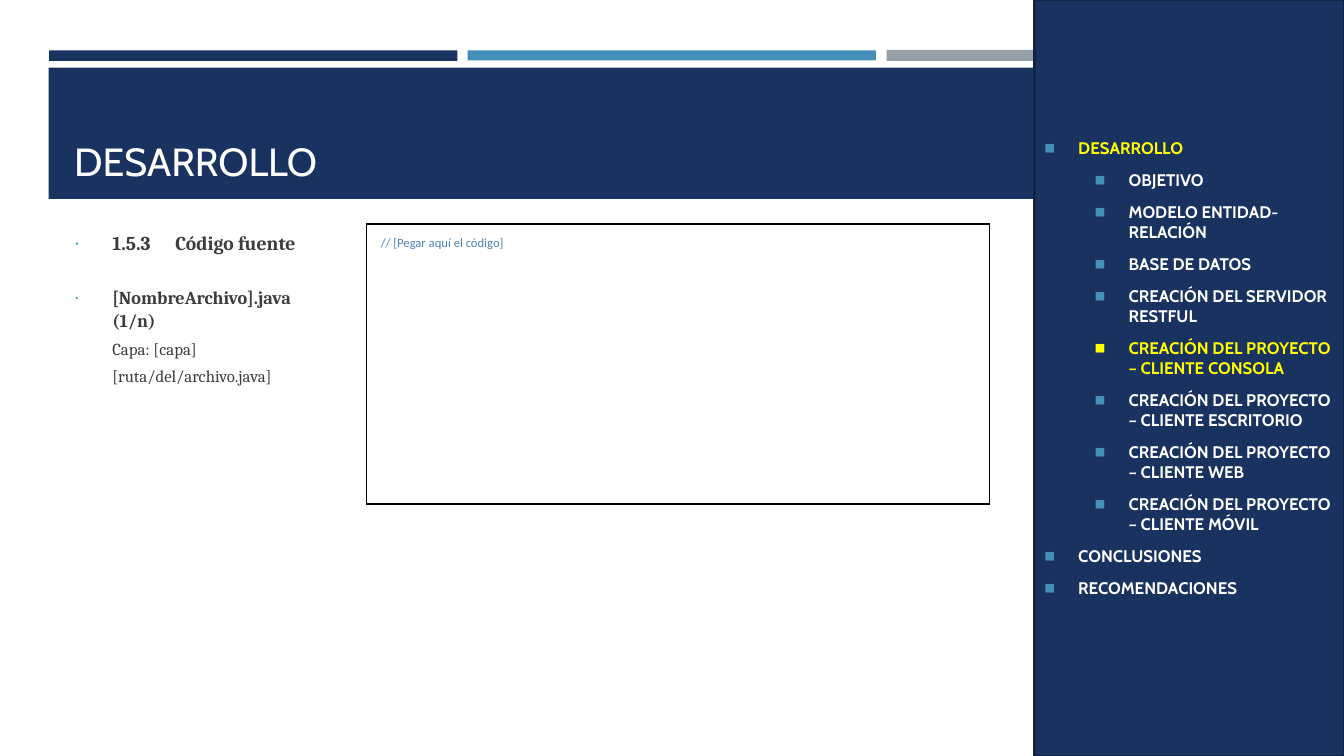
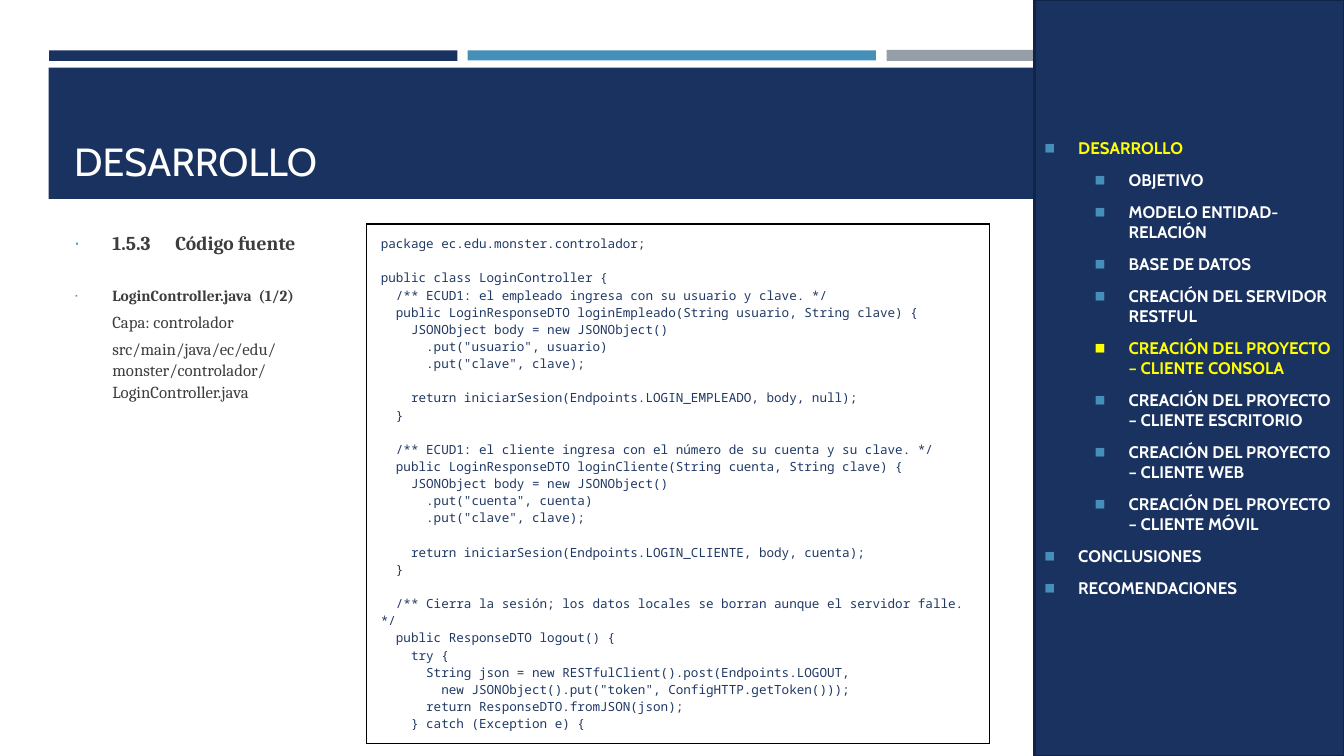
Before and after one commit to IMarcusDev/TI.1.3.-PAO202651_RESTFUL_JAVA_CONBDD_NRC36883_GR04, a slide deck: slide 15 of 05. DOCUMENTACION/PRESENTACION TI.1.3. RESTFUL con BDD en JAVA GR4.pptx. Drawn at 1344x756 pixels with LibreOffice and Linux fonts; fonts in the diff are those of the drawing. Boxes give left, top, right and bottom in pixels: in the first picture for what was removed or moved away, otherwise in the second. Text is boxed around its words. In the diff, an @@ line names an element or a change of style, - is before the commit and + after.

```diff
--- a/05. DOCUMENTACION/PRESENTACION TI.1.3. RESTFUL con BDD en JAVA GR4.pptx
+++ b/05. DOCUMENTACION/PRESENTACION TI.1.3. RESTFUL con BDD en JAVA GR4.pptx
@@ table at box(367, 224, 990, 735) @@
@@ row 1, column 1: "// [Pegar aquí el código]" to "package ec.edu.monster.controlador; / public class LoginController { / /** ECUD1: el empleado ingresa con su usuario y clave. */ / public LoginResponseDTO loginEmpleado(String usuario, String clave) { / JSONObject body = new JSONObject() / .put("usuario", usuario) / .put("clave", clave); / return iniciarSesion(Endpoints.LOGIN_EMPLEADO, body, null); / } / /** ECUD1: el cliente ingresa con el número de su cuenta y su clave. */ / public LoginResponseDTO loginCliente(String cuenta, String clave) { / JSONObject body = new JSONObject() / .put("cuenta", cuenta) / .put("clave", clave); / return iniciarSesion(Endpoints.LOGIN_CLIENTE, body, cuenta); / } / /** Cierra la sesión; los datos locales se borran aunque el servidor falle. */ / public ResponseDTO logout() { / try { / String json = new RESTfulClient().post(Endpoints.LOGOUT, / new JSONObject().put("token", ConfigHTTP.getToken())); / return ResponseDTO.fromJSON(json); / } catch (Exception e) {" @@
@@ text at box(112, 290, 294, 402): text changed @@
-∙ [NombreArchivo].java (1/n)
-Capa: [capa]
-[ruta/del/archivo.java]
+∙ LoginController.java (1/2)
+Capa: controlador
+src/main/java/ec/edu/monster/controlador/LoginController.java
```
Also in this commit, not shown: 19 other slides changed, 4 slides added.
